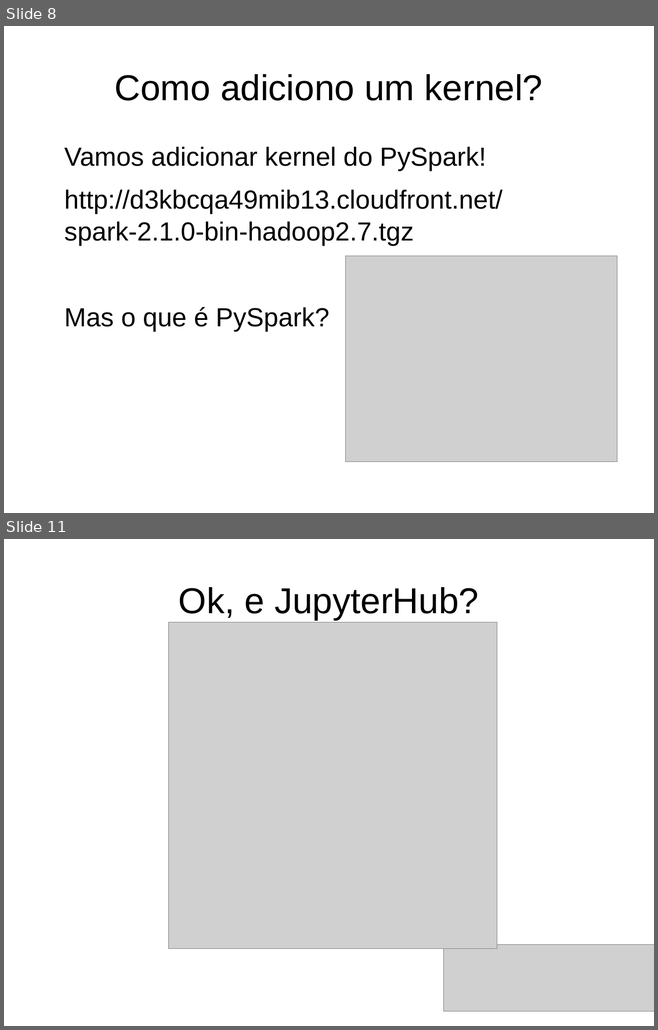
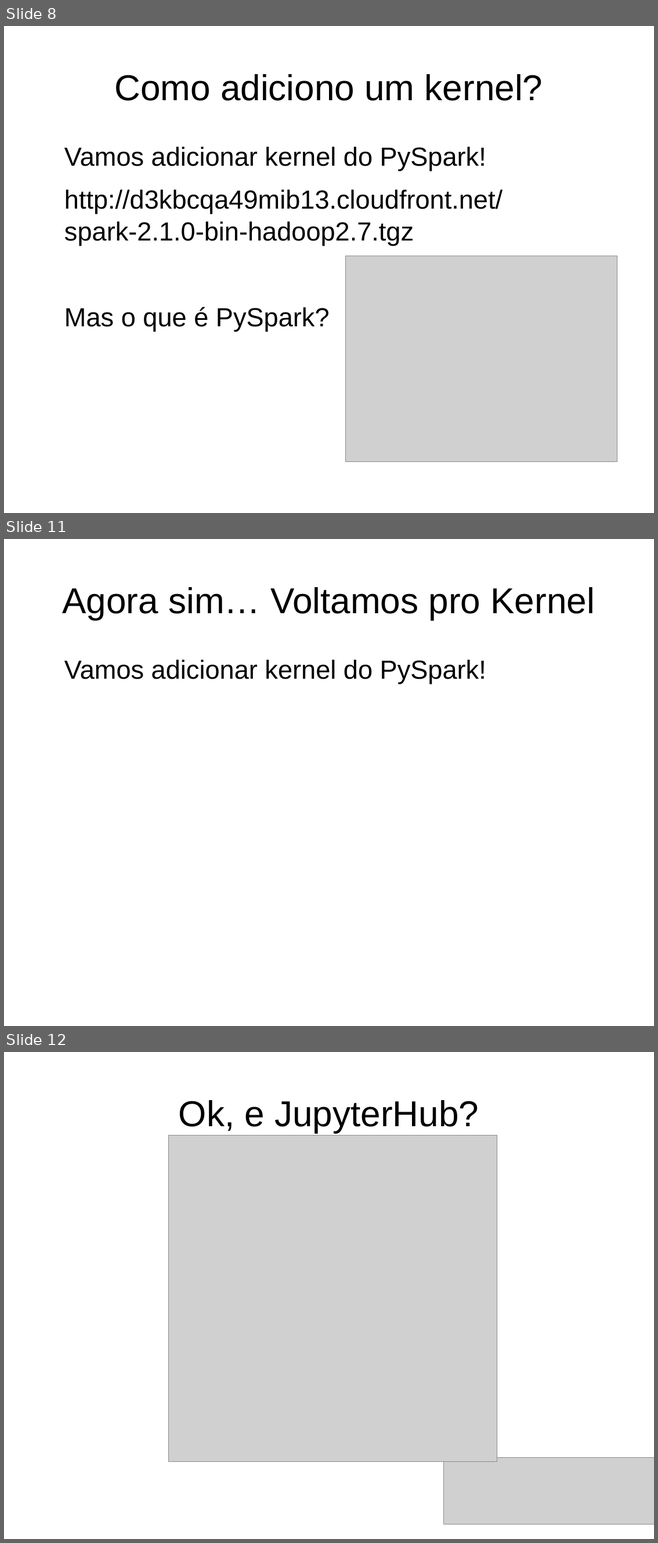
Before and after one commit to dmvieira/tutorial-jupyter-pyspark, a slide deck: tutorial.odp. Shown one above the other, each under a label of ours: slides 8 and 11 before the commit, slides 8, 11 and 12 after it; the slides between them are not shown. The pictures are 658x1030 and 658x1543 pixels, drawn with LibreOffice and Linux fonts; fonts in the diff are those of the drawing; grey boxes stand for pictures. Boxes give left, top, right and bottom in pixels: in the first picture for what was removed or moved away, otherwise in the second. Text is boxed around its words. In the diff, an @@ line names an element or a change of style, - is before the commit and + after.

```diff
--- a/tutorial.odp
+++ b/tutorial.odp
@@ slide 11 added at <box>4,539,654,1026</box>, background #FFFFFF @@
@@ title added at <box>63,587,594,620</box>, 44 pt, text #000000 @@
+Agora sim… Voltamos pro Kernel
@@ text added at <box>64,660,486,684</box>, 32 pt, text #000000 @@
+Vamos adicionar kernel do PySpark!
@@ what was slide 11 is now slide 12 @@
```
Also in this commit, not shown: 1 slide changed, 1 other slide added, 1 slide removed, 2 other files.
